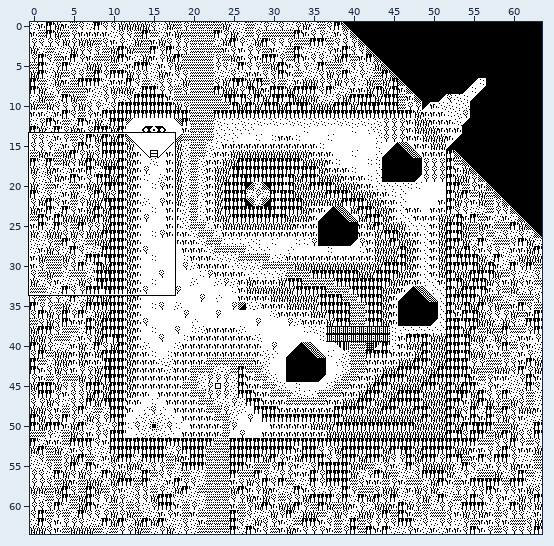
Tiled map (JSON), stored at projects/project3Y/assets/maps/act2map.json. The picture above shows the old version from afar; the outline marks the close-up.
Close-up. Before the commit:
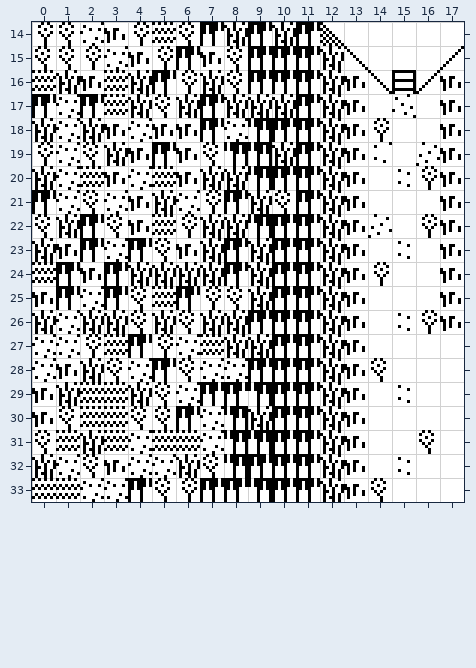
Cells are 16x16 px. Shown: x 0..17, y 14..33. The commit also changed other parts of the map, which this record leaves out.
After:
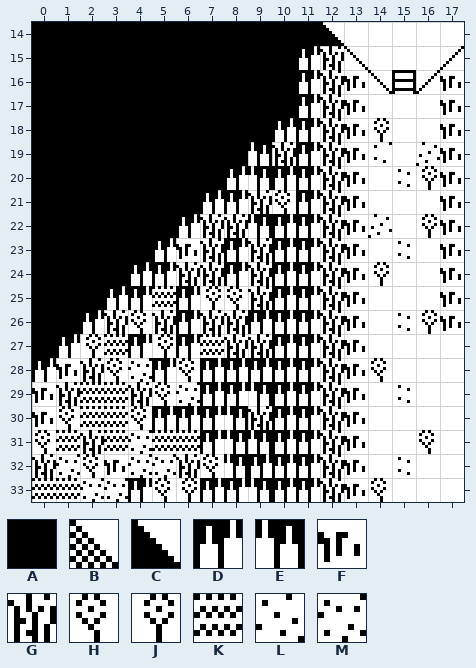
Key: from "map_tileset": A 1, B 5, C 13, D 31, E 32, F 115, G 117, H 119, J 120, K 127, L 138, M 140.
_ is an empty cell.
Difference:
Layer "blocked":
Tile A replaces tile D in row 14 at x 7, 9 and 11; in row 15 at x 6 and 9 to 10; in row 16 at x 5 and 9 to 10; in row 17 at x 0, 2 and 7; in row 18 at x 7; in row 19 at x 5.
Tile A replaces tile D in row 21 at x 0; in row 22 at x 2; in row 23 at x 2 and 4; in row 24 at x 1 and 3; in row 25 at x 1.
Tile A replaces tile E in row 18 at x 9; in row 19 at x 8.
Tile A replaces tile F in row 14 at x 3; in row 15 at x 4 and 7; in row 16 at x 2; in row 18 at x 3 and 5 to 6; in row 19 at x 4 and 6; in row 20 at x 3 and 6.
Tile A replaces tile F in rows 21 to 22 at x 4; in row 23 at x 1; in row 24 at x 2; in row 25 at x 0.
Tile A replaces tile G in row 14 at x 8 and 10; in row 16 at x 1, 4 and 7; in row 17 at x 4, 6 and 8 to 10; in row 18 at x 0 and 2; in row 19 at x 3; in row 20 at x 0 and 7.
Tile A replaces tile G in row 21 at x 5; in row 22 at x 1; in row 23 at x 0; in row 26 at x 0.
Tile A replaces tile H in row 14 at x 1 and 6; in row 15 at x 0 to 1 and 8; in row 16 at x 8; in row 17 at x 5; in row 19 at x 2 and 7; in row 21 at x 2.
Tile A replaces tile H in row 22 at x 0 and 3.
Tile A replaces tile J in row 14 at x 0 and 4; in row 15 at x 2 and 5; in row 16 at x 6; in row 19 at x 0.
Tile A replaces tile K in row 14 at x 5; in row 16 at x 0 and 3; in row 17 at x 3; in row 20 at x 2 and 5; in row 22 at x 5; in row 24 at x 0.
Tile A replaces tile M in row 14 at x 2; in row 15 at x 3; in row 17 at x 1; in row 18 at x 1, 4 and 8; in row 19 at x 1; in row 20 at x 1 and 4.
Tile A replaces tile M in row 21 at x 1, 3 and 6; in row 23 at x 3; in row 25 at x 2; in row 26 at x 1; in row 27 at x 0.
Tile C replaces tile B in row 14 at x 12.
Tile D replaces tile G in row 20 at x 8; in row 24 at x 4 to 5; in row 26 at x 2.
Tile D replaces tile H in row 23 at x 5; in row 25 at x 4; in row 26 at x 6; in row 30 at x 5.
Tile D replaces tile J in row 21 at x 7; in row 22 at x 6.
Tile D replaces tile M in row 27 at x 1 and 6; in row 28 at x 0 and 7 to 8; in rows 30 to 31 at x 7.
Tile L is removed in row 17 at x 15.
